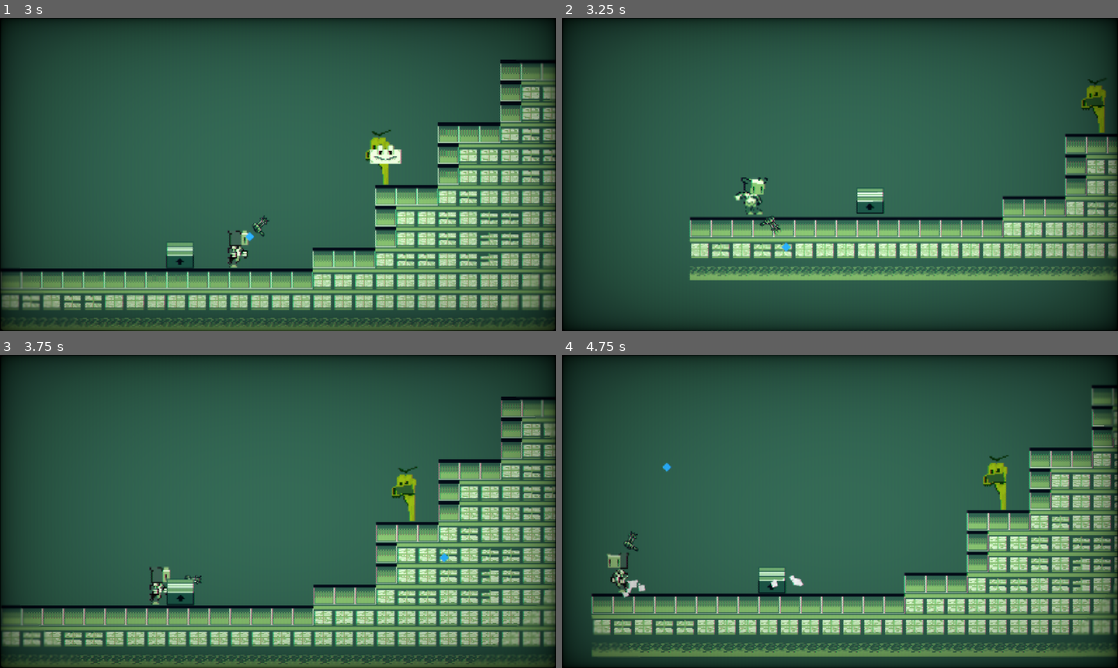
Above: before the commit, frames 1-4 (two rows, left to right).
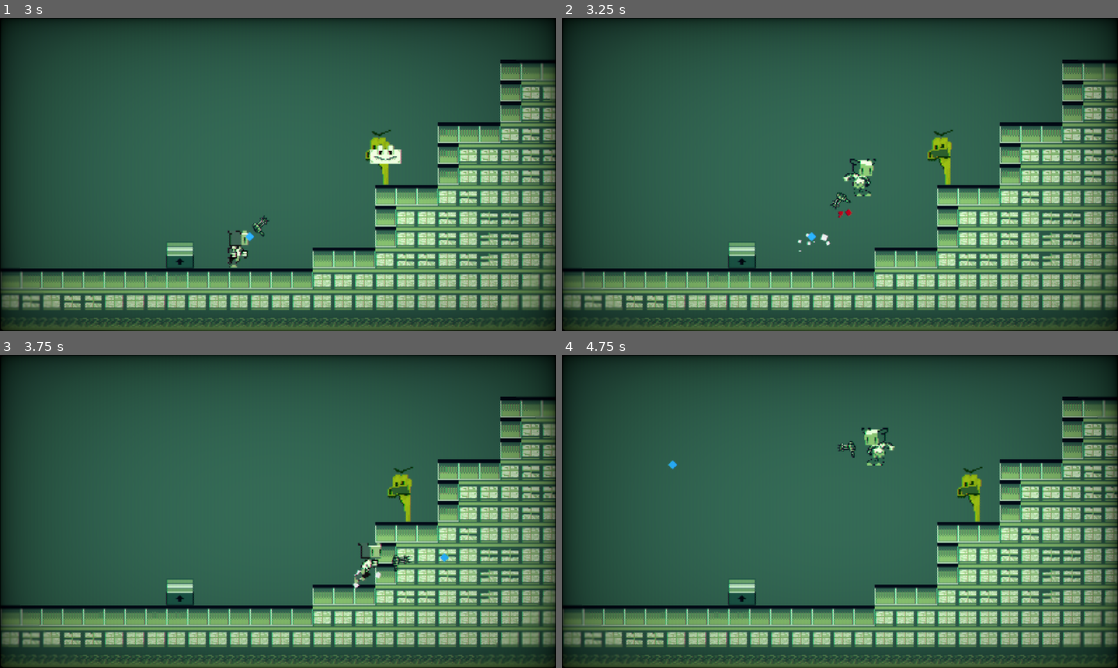
Above: after the commit, the same moments.

Repository: Joey451-OG/GMTK-24
Game: Godot game, scene res://levels/level1.tscn
Two runs of this game, one before a commit and one after it. Both use one fixed random seed, a clock stepped at 60 frames per second and the inputs below. This scene is started directly instead of the project's main scene.
Inputs (mouse positions are in pixels of both pictures, inside the frame that each line leads up to):
- Up to frame 1 (3 s): move the mouse to (183, 255) at 0.52 s; hold Shift (Sprint) 0.53-1.28 s; hold D (Right) 0.53-2.03 s; tap Space (Jump) at 0.77, 1.52 s; move the mouse to (166, 190) at 1.27 s; click (166, 190) at 1.35 s; move the mouse to (333, 105) at 2.02 s; hold A (Left) 2.03-2.78 s; hold Right mouse button (rightClick) 2.03-2.78 s; move the mouse to (250, 237) at 2.77 s; hold D (Right) from 2.78 s (still down); tap Mouse wheel down (scrollDown) at 2.85 s
- Up to frame 2 (3.25 s): keep holding D (Right); tap Space (Jump) at 3.02 s
- Up to frame 3 (3.75 s): keep holding D (Right); move the mouse to (444, 558) at 3.52 s; tap Mouse wheel up (scrollUp) at 3.6 s
- Up to frame 4 (4.75 s): tap Space (Jump) at 3.77, 4.52 s; move the mouse to (673, 464) at 4.27 s; release D (Right) at 4.28 s; hold A (Left) from 4.28 s (still down); tap Shift (Sprint) at 4.35 s

Frame 1 is identical in both runs. In frame 2, 33% of the frame differs, in the area x 0-100%, y 13-100%; in frame 3, 11%; in frame 4, 32%.
Error after the commit: Attempt to call function '_reset_scene' in base 'null instance' on a null instance. (res://scripts/gdscript/player_body.gd:191)

Commit message:
FINISHED MAIN MENU JOEY
dfwasdad

Diff:
--- a/levels/level1.tscn
+++ b/levels/level1.tscn
@@ -102,7 +102,7 @@
 [sub_resource type="RectangleShape2D" id="RectangleShape2D_ukmx6"]
 size = Vector2(34, 65)
 
-[node name="root" type="Node2D" node_paths=PackedStringArray("box_handler")]
+[node name="root2" type="Node2D" node_paths=PackedStringArray("box_handler")]
 script = ExtResource("1_msfih")
 box_handler = NodePath("Box_Handler")
 
--- a/scenes/UI.tscn
+++ b/scenes/UI.tscn
@@ -1,7 +1,17 @@
-[gd_scene load_steps=4 format=3 uid="uid://br17xhjkbqcui"]
+[gd_scene load_steps=7 format=3 uid="uid://br17xhjkbqcui"]
 
 [ext_resource type="Script" path="res://scripts/gdscript/ui.gd" id="1_ok621"]
-[ext_resource type="Texture2D" uid="uid://dhnyrysqpyo5j" path="res://assets/LUST.png" id="2_r2j4s"]
+[ext_resource type="Texture2D" uid="uid://dhnyrysqpyo5j" path="res://assets/bg_.png" id="2_r2j4s"]
+[ext_resource type="PackedScene" uid="uid://5ce6ya46djxu" path="res://scenes/post_shaders.tscn" id="3_w1c41"]
+
+[sub_resource type="Environment" id="Environment_i5bbw"]
+background_mode = 3
+glow_enabled = true
+glow_intensity = 5.78
+glow_strength = 1.58
+glow_bloom = 1.0
+
+[sub_resource type="Theme" id="Theme_nd2hv"]
 
 [sub_resource type="Texture2DRD" id="Texture2DRD_e72oy"]
 
@@ -11,30 +21,60 @@
 level_menu = NodePath("level_menu")
 settings_menu = NodePath("settings_menu")
 
+[node name="WorldEnvironment" type="WorldEnvironment" parent="."]
+environment = SubResource("Environment_i5bbw")
+
 [node name="main_ui" type="CanvasGroup" parent="."]
 
 [node name="Lust" type="Sprite2D" parent="main_ui"]
 texture_filter = 1
 texture_repeat = 2
+position = Vector2(628, 253)
+scale = Vector2(0.59, 0.59)
 texture = ExtResource("2_r2j4s")
 
+[node name="D_SHADOW" type="ColorRect" parent="main_ui"]
+custom_minimum_size = Vector2(390.18, 79.5)
+offset_left = 41.0
+offset_top = 37.0
+offset_right = 431.18
+offset_bottom = 116.5
+color = Color(0, 0, 0, 0.364706)
+
+[node name="PLAY_P" type="ColorRect" parent="main_ui"]
+custom_minimum_size = Vector2(390.18, 79.5)
+offset_left = 34.0
+offset_top = 31.0
+offset_right = 424.18
+offset_bottom = 110.5
+color = Color(0.125911, 0.125911, 0.125911, 1)
+
 [node name="PLAY" type="Button" parent="main_ui"]
 custom_minimum_size = Vector2(390, 80)
 offset_left = 34.0
 offset_top = 31.0
 offset_right = 424.0
 offset_bottom = 111.0
+localize_numeral_system = false
+theme = SubResource("Theme_nd2hv")
 text = "PLAY"
 icon = SubResource("Texture2DRD_e72oy")
 
-[node name="SETTINGS" type="Button" parent="main_ui"]
-custom_minimum_size = Vector2(390, 80)
-offset_left = 34.0
-offset_top = 141.0
-offset_right = 424.0
-offset_bottom = 221.0
-text = "SETTINGS"
-icon = SubResource("Texture2DRD_e72oy")
+[node name="D_SHADOW2" type="ColorRect" parent="main_ui"]
+custom_minimum_size = Vector2(390.18, 79.5)
+offset_left = 41.0
+offset_top = 260.0
+offset_right = 431.18
+offset_bottom = 339.5
+color = Color(0, 0, 0, 0.364706)
+
+[node name="PLAY_P2" type="ColorRect" parent="main_ui"]
+custom_minimum_size = Vector2(390.18, 79.5)
+offset_left = 34.0
+offset_top = 253.0
+offset_right = 424.18
+offset_bottom = 332.5
+color = Color(0.125911, 0.125911, 0.125911, 1)
 
 [node name="LEVEL" type="Button" parent="main_ui"]
 custom_minimum_size = Vector2(390, 80)
@@ -42,38 +82,115 @@
 offset_top = 253.0
 offset_right = 424.0
 offset_bottom = 333.0
+localize_numeral_system = false
+theme = SubResource("Theme_nd2hv")
 text = "LEVEL SELECT
 "
 icon = SubResource("Texture2DRD_e72oy")
 
+[node name="D_SHADOW3" type="ColorRect" parent="main_ui"]
+custom_minimum_size = Vector2(390.18, 79.5)
+offset_left = 41.0
+offset_top = 151.0
+offset_right = 431.18
+offset_bottom = 230.5
+color = Color(0, 0, 0, 0.364706)
+
+[node name="PLAY_P3" type="ColorRect" parent="main_ui"]
+custom_minimum_size = Vector2(390.18, 79.5)
+offset_left = 34.0
+offset_top = 141.0
+offset_right = 424.18
+offset_bottom = 220.5
+color = Color(0.125911, 0.125911, 0.125911, 1)
+
+[node name="SETTINGS" type="Button" parent="main_ui"]
+custom_minimum_size = Vector2(390, 80)
+offset_left = 34.0
+offset_top = 141.0
+offset_right = 424.0
+offset_bottom = 221.0
+localize_numeral_system = false
+theme = SubResource("Theme_nd2hv")
+text = "SETTINGS"
+icon = SubResource("Texture2DRD_e72oy")
+
 [node name="settings_menu" type="CanvasGroup" parent="."]
 visible = false
-position = Vector2(7, 2)
+position = Vector2(-15, 0)
+
+[node name="Lust" type="Sprite2D" parent="settings_menu"]
+texture_filter = 1
+texture_repeat = 2
+position = Vector2(641, 253)
+scale = Vector2(0.59, 0.59)
+texture = ExtResource("2_r2j4s")
+
+[node name="D_SHADOW" type="ColorRect" parent="settings_menu"]
+custom_minimum_size = Vector2(390.18, 79.5)
+offset_left = 29.0
+offset_top = 25.0
+offset_right = 419.18
+offset_bottom = 104.5
+scale = Vector2(1.12, 3.12)
+color = Color(0, 0, 0, 0.364706)
+
+[node name="PLAY_P" type="ColorRect" parent="settings_menu"]
+custom_minimum_size = Vector2(390.18, 79.5)
+offset_left = 27.0
+offset_top = 21.0
+offset_right = 417.18
+offset_bottom = 100.5
+scale = Vector2(1.11105, 3.10802)
+color = Color(0.125911, 0.125911, 0.125911, 1)
 
 [node name="HSlider" type="HSlider" parent="settings_menu"]
 custom_minimum_size = Vector2(390.3, 26.73)
-offset_left = 27.0
-offset_top = 82.0
-offset_right = 417.3
-offset_bottom = 108.73
+offset_left = 44.0
+offset_top = 138.0
+offset_right = 434.3
+offset_bottom = 164.73
 
 [node name="RichTextLabel" type="RichTextLabel" parent="settings_menu"]
 physics_interpolation_mode = 1
 custom_minimum_size = Vector2(123.89, 0)
-offset_left = 184.0
-offset_top = 55.0
-offset_right = 307.89
-offset_bottom = 95.0
+offset_left = 201.0
+offset_top = 111.0
+offset_right = 324.89
+offset_bottom = 151.0
 text = "VOLUME"
 
-[node name="RichTextLabel2" type="RichTextLabel" parent="settings_menu"]
+[node name="HSlider2" type="HSlider" parent="settings_menu"]
+custom_minimum_size = Vector2(390.3, 26.73)
+offset_left = 44.0
+offset_top = 64.0
+offset_right = 434.3
+offset_bottom = 90.73
+
+[node name="RichTextLabel3" type="RichTextLabel" parent="settings_menu"]
 physics_interpolation_mode = 1
-custom_minimum_size = Vector2(105.56, 0)
-offset_left = 167.0
-offset_top = 136.0
-offset_right = 272.56
-offset_bottom = 176.0
-text = "FULL SCREEN"
+custom_minimum_size = Vector2(123.89, 0)
+offset_left = 201.0
+offset_top = 37.0
+offset_right = 324.89
+offset_bottom = 77.0
+text = "MUSIC"
+
+[node name="D_SHADOW2" type="ColorRect" parent="settings_menu"]
+custom_minimum_size = Vector2(390.18, 79.5)
+offset_left = 50.0
+offset_top = 472.0
+offset_right = 440.18
+offset_bottom = 551.5
+color = Color(0, 0, 0, 0.364706)
+
+[node name="PLAY_P2" type="ColorRect" parent="settings_menu"]
+custom_minimum_size = Vector2(390.18, 79.5)
+offset_left = 44.0
+offset_top = 465.0
+offset_right = 434.18
+offset_bottom = 544.5
+color = Color(0.125911, 0.125911, 0.125911, 1)
 
 [node name="BACK" type="Button" parent="settings_menu"]
 custom_minimum_size = Vector2(390, 0)
@@ -82,10 +199,10 @@
 anchor_top = 1.0
 anchor_right = 1.0
 anchor_bottom = 1.0
-offset_left = 27.0
-offset_top = 409.0
-offset_right = 417.0
-offset_bottom = 489.0
+offset_left = 44.0
+offset_top = 465.0
+offset_right = 434.0
+offset_bottom = 545.0
 grow_horizontal = 0
 grow_vertical = 0
 size_flags_horizontal = 8
@@ -94,15 +211,47 @@
 "
 icon = SubResource("Texture2DRD_e72oy")
 
+[node name="RichTextLabel2" type="RichTextLabel" parent="settings_menu"]
+physics_interpolation_mode = 1
+custom_minimum_size = Vector2(105.56, 0)
+offset_left = 184.0
+offset_top = 192.0
+offset_right = 289.56
+offset_bottom = 232.0
+text = "FULL SCREEN"
+
 [node name="CheckButton" type="CheckButton" parent="settings_menu"]
-offset_left = 195.0
-offset_top = 166.0
-offset_right = 239.0
-offset_bottom = 190.0
+offset_left = 212.0
+offset_top = 222.0
+offset_right = 256.0
+offset_bottom = 246.0
 
 [node name="level_menu" type="CanvasGroup" parent="."]
 visible = false
 
+[node name="Lust" type="Sprite2D" parent="level_menu"]
+texture_filter = 1
+texture_repeat = 2
+position = Vector2(641, 253)
+scale = Vector2(0.59, 0.59)
+texture = ExtResource("2_r2j4s")
+
+[node name="D_SHADOW" type="ColorRect" parent="level_menu"]
+custom_minimum_size = Vector2(390.18, 79.5)
+offset_left = 38.0
+offset_top = 36.0
+offset_right = 428.18
+offset_bottom = 115.5
+color = Color(0, 0, 0, 0.364706)
+
+[node name="PLAY_P" type="ColorRect" parent="level_menu"]
+custom_minimum_size = Vector2(390.18, 79.5)
+offset_left = 34.0
+offset_top = 31.0
+offset_right = 424.18
+offset_bottom = 110.5
+color = Color(0.125911, 0.125911, 0.125911, 1)
+
 [node name="LEVEL 1" type="Button" parent="level_menu"]
 custom_minimum_size = Vector2(390, 80)
 offset_left = 34.0
@@ -111,6 +260,38 @@
 offset_bottom = 111.0
 text = "LEVEL 1"
 icon = SubResource("Texture2DRD_e72oy")
+
+[node name="D_SHADOW2" type="ColorRect" parent="level_menu"]
+custom_minimum_size = Vector2(390.18, 79.5)
+offset_left = 38.0
+offset_top = 258.0
+offset_right = 428.18
+offset_bottom = 337.5
+color = Color(0, 0, 0, 0.364706)
+
+[node name="PLAY_P2" type="ColorRect" parent="level_menu"]
+custom_minimum_size = Vector2(390.18, 79.5)
+offset_left = 34.0
+offset_top = 253.0
+offset_right = 424.18
+offset_bottom = 332.5
+color = Color(0.125911, 0.125911, 0.125911, 1)
+
+[node name="D_SHADOW3" type="ColorRect" parent="level_menu"]
+custom_minimum_size = Vector2(390.18, 79.5)
+offset_left = 38.0
+offset_top = 145.0
+offset_right = 428.18
+offset_bottom = 224.5
+color = Color(0, 0, 0, 0.364706)
+
+[node name="PLAY_P3" type="ColorRect" parent="level_menu"]
+custom_minimum_size = Vector2(390.18, 79.5)
+offset_left = 34.0
+offset_top = 141.0
+offset_right = 424.18
+offset_bottom = 220.5
+color = Color(0.125911, 0.125911, 0.125911, 1)
 
 [node name="LEVEL 2" type="Button" parent="level_menu"]
 custom_minimum_size = Vector2(390, 80)
@@ -130,6 +311,22 @@
 text = "LEVEL 3
 "
 icon = SubResource("Texture2DRD_e72oy")
+
+[node name="D_SHADOW4" type="ColorRect" parent="level_menu"]
+custom_minimum_size = Vector2(390.18, 79.5)
+offset_left = 38.0
+offset_top = 414.0
+offset_right = 428.18
+offset_bottom = 493.5
+color = Color(0, 0, 0, 0.364706)
+
+[node name="PLAY_P4" type="ColorRect" parent="level_menu"]
+custom_minimum_size = Vector2(390.18, 79.5)
+offset_left = 34.0
+offset_top = 411.0
+offset_right = 424.18
+offset_bottom = 490.5
+color = Color(0.125911, 0.125911, 0.125911, 1)
 
 [node name="BACK" type="Button" parent="level_menu"]
 custom_minimum_size = Vector2(390, 0)
@@ -152,10 +349,17 @@
 
 [node name="AudioStreamPlayer2D" type="AudioStreamPlayer2D" parent="."]
 
+[node name="PostShaders" parent="." instance=ExtResource("3_w1c41")]
+visible = false
+
+[node name="Camera2D" type="Camera2D" parent="."]
+position = Vector2(637, 360)
+
 [connection signal="button_down" from="main_ui/PLAY" to="." method="_play"]
+[connection signal="button_up" from="main_ui/LEVEL" to="." method="_level_select"]
 [connection signal="button_up" from="main_ui/SETTINGS" to="." method="_settings"]
-[connection signal="button_up" from="main_ui/LEVEL" to="." method="_level_select"]
 [connection signal="value_changed" from="settings_menu/HSlider" to="." method="_update_vol"]
+[connection signal="value_changed" from="settings_menu/HSlider2" to="." method="_update_vol"]
 [connection signal="button_down" from="settings_menu/BACK" to="." method="_back"]
 [connection signal="toggled" from="settings_menu/CheckButton" to="." method="_windowed"]
 [connection signal="button_down" from="level_menu/LEVEL 1" to="." method="_load_level_0"]
Not shown, changed: assets/bg_.png.import
Not shown: 1 places in levels/level1.tscn that only renumber resources
Not shown, added: assets/bg_.png
